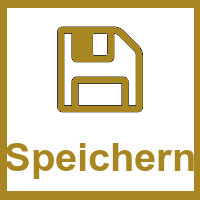
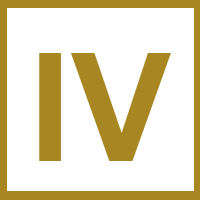
Before/after of a 200 x 200 layered artwork. What changed in the layer stack:
hid "SaveIcon.png", painted on it over <box>13,26,187,179</box>
added layer "I Gold" above "I" over <box>39,53,171,161</box>
hid "Goldene Schrift" over <box>7,143,194,179</box>
